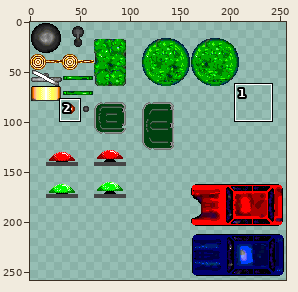
File history of a sprite sheet, Assets/Graph/images/mobilier_urbain.png. Above, an overview of the earlier version with the close-up marked.
Close-up. First the earlier version:
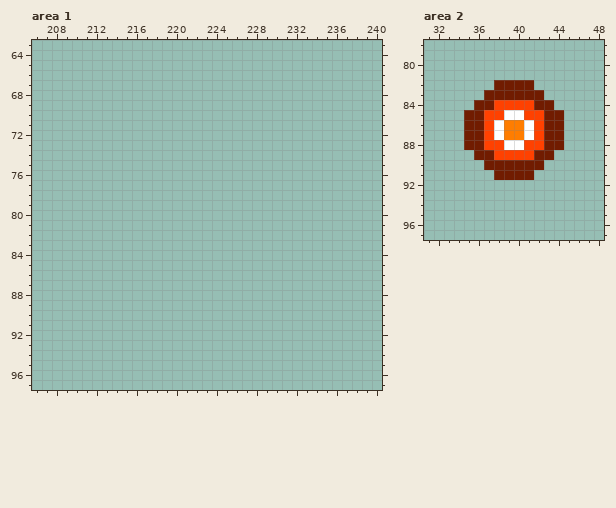
The file is 256x320 pixels. Colours within 5 levels of each other are drawn and written as one. Shown: area 1: x 206..240, y 63..97; area 2: x 31..48, y 78..97. The wide view leaves out empty margins. The commit also changed other parts of the picture, which this record leaves out.
New version:
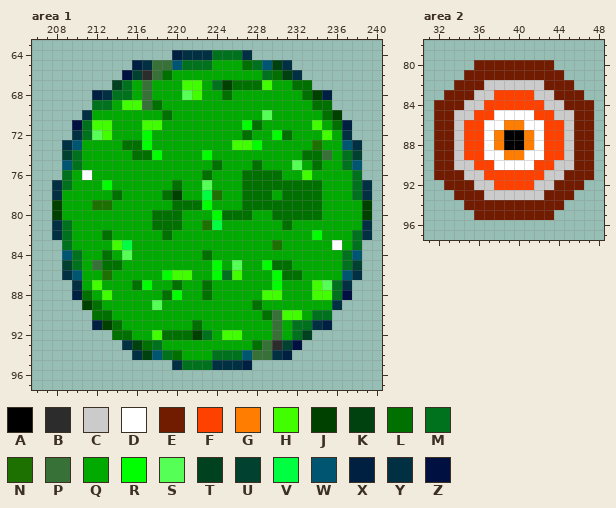
Palette (. is transparent): A #000000  B #2c2c2c  C #cbcbcb  D #ffffff  E #711c00  F #ff4100  G #ff7d00  H #41ff00  J #004100  K #004110  L #007100  M #00711c  N #1c7100  P #387138  Q #00aa00  R #00ff00  S #55ff55  T #004120  U #004130  V #00ff41  W #005571  X #002041  Y #003041  Z #001041
The edit:
Changed rows in their new state; - is an unchanged pixel.
Area 1:
first column x 208:
64 ------------XYYYMMMY------------
65 --------XYPPWMMMQQQLMWKY--------
66 -------ZUBPLQQQQQQQQQMLKY-------
67 ------TMQPQQQHHQMJLLLHQQLL------
68 ----XYMMQPQQQSHQQLQQQQQQQLJX----
69 ----MMQHHPLQQQQQQQQQQQQQQQLL----
70 ---YQQQQQQQLQQQQQQQQQSQQQQQLJ---
71 --ZMHHQQQHHQQQQQQQQRLQQQQQHQLX--
72 --YMSHQQQRQQQQQQQQQLQQRLQQQHQY--
73 -YWQQQQLLRQQQQQQQQHHRQQQQQNQQWY-
74 -UMQQQQQLLRQQQQRQQQQQQQQQLLPQMU-
75 -WMQQQQQQQQQQQQQLQQQLQQQSQLQQMW-
76 -MQDQQQQQQQQQQQLQQQLLLLQQHQQQQM-
77 YMQQQRQQQQQQLQQSQQQLLLLLLLLQQQMY
78 YQQQQQLQQQQLJQQVNQQLLLQLLLLQQQMY
79 JQQQNNQQQQQQLLLRQQQLLLLLLLLQQQQJ
80 JQQQQQQQQQLLLQQQRLLLQQLLLLLQQQQJ
81 YMQQQQQQQQLLLQQNVQQQQQQLQQQQQQQY
82 YMQQQLQQQQQLQQQQQQQQQQQQQQRQQQMY
83 -MQQQQHVQQQQQQQQQQQQQQNQQQQQDQM-
84 -WMQQLQSQQQQQQQLQQQQQQQQQQQQQMW-
85 -UMQPLLQQQQQQQQQRQSQQRLLQQQQQMU-
86 -YWQQNQQQQQRHHQQRMHQQQRLLQQQQWY-
87 --YQHQQQLRQQLQQLQQQQQQRQQQHSMY--
88 --XLQHQQQQQLRQQLQQQQQHHQQQHHMZ--
89 ---JLQQQQQSQQQQQQQQQLQQQQQQQY---
90 ----LLQQQQQQQQQQQQQQQLPHHQMM----
91 ----XJLQQQQQQQLQQQQQQQPQMMYX----
92 ------LLQQHLLLJMQHHQQQPQMT------
93 -------YKLMQQQQQQQQQLPBUZ-------
94 --------YKWMLQQQMMMWPPYX--------
95 ------------YMMMYYYX------------
Area 2:
first column x 32:
80 ----EEEEEEEE----
81 ---EEEEEEEEEE---
82 --EEECCCCCCEEE--
83 -EEECCFFFFCCEEE-
84 EEECCF----FCCEEE
85 EECCF-D--D-FCCEE
86 EECFFD----DFFCEE
87 EECFFDGAAGDFFCEE
88 EECFFDGAAGDFFCEE
89 EECFFDDGGDDFFCEE
90 EECCFFDDDDFFCCEE
91 EEECCFFFFFFCCEEE
92 -EEECCFFFFCCEEE-
93 --EEECCCCCCEEE--
94 ---EEEEEEEEEE---
95 ----EEEEEEEE----
